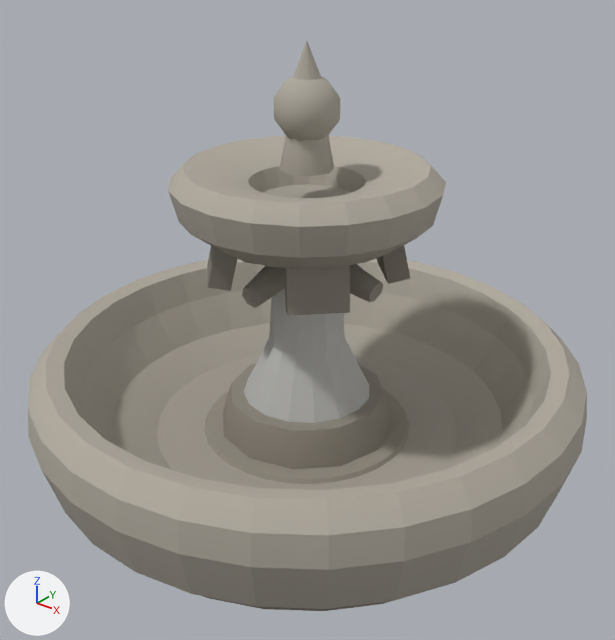
The glTF model meshes/fountain.glb as it was, and as the next commit left it.
The view is the same before and after, from a camera (50 mm lens) standing at (2.63, -3.28, 2.87) and looking at (0.09, -0.1, 0.9). Lighting does not change. The marker at lower left points along +X, +Y and +Z. The older version comes first. Where no turn or scale is listed for an object, it has been applied to the vertices.

The first picture shows 'fountain'.
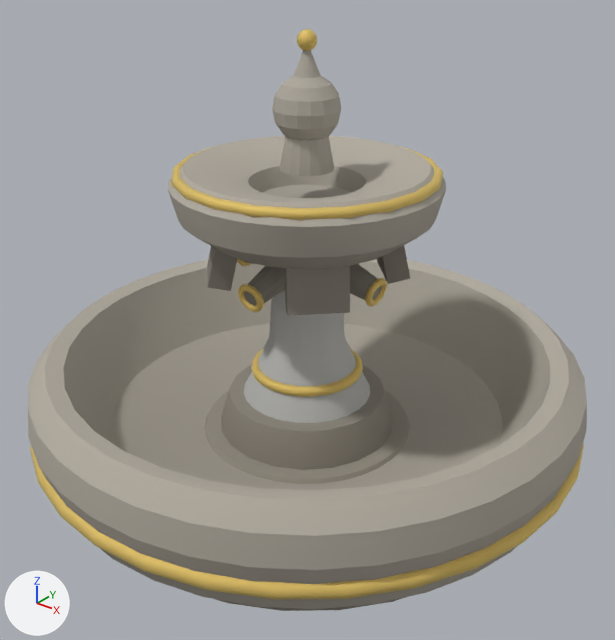
Scene script edits in JSON lines:
```json
{"op": "add", "block": "mat_gold", "code": ["mat_gold = bpy.data.materials.new('gold')", "mat_gold.use_nodes = True; mat_gold.node_tree.nodes.clear()", "_N = mat_gold.node_tree.nodes; _L = mat_gold.node_tree.links", "n0 = _N.new('ShaderNodeBsdfPrincipled'); n0.name = 'Principled BSDF'", "n0.inputs[1].default_value = 1.0  # 'Metallic'", "n0.inputs[2].default_value = 0.82  # 'Roughness'", "n1 = _N.new('ShaderNodeOutputMaterial'); n1.name = 'Material Output'", "n2 = _N.new('ShaderNodeVertexColor'); n2.name = 'Color Attribute'", "_L.new(n0.outputs[0], n1.inputs[0])  # 'BSDF' to 'Surface'", "_L.new(n2.outputs[0], n0.inputs[0])  # 'Color' to 'Base Color'"]}
{"op": "add", "block": "me_mesh_1", "code": ["me_mesh_1 = bpy.data.meshes.new('Mesh_1')", "me_mesh_1.from_pydata(...)  # 1699 vertices, 3192 faces; spans x -1.52..1.52, y -1.52..1.52, z 0.25..2.35", "me_mesh_1.materials.append(mat_gold)"]}
{"op": "add", "block": "ob_fountain_gold", "code": ["ob_fountain_gold = bpy.data.objects.new('fountain-gold', me_mesh_1)", "ob_fountain_gold.location = (0.0, 0.0, 0.0)"]}
```

Boxes (x1, y1, x2, y2) around the edits, measured in the pictures (615 x 640 px):
```json
{"object": "fountain-gold", "change": "added", "after": [30, 29, 584, 599]}
```
